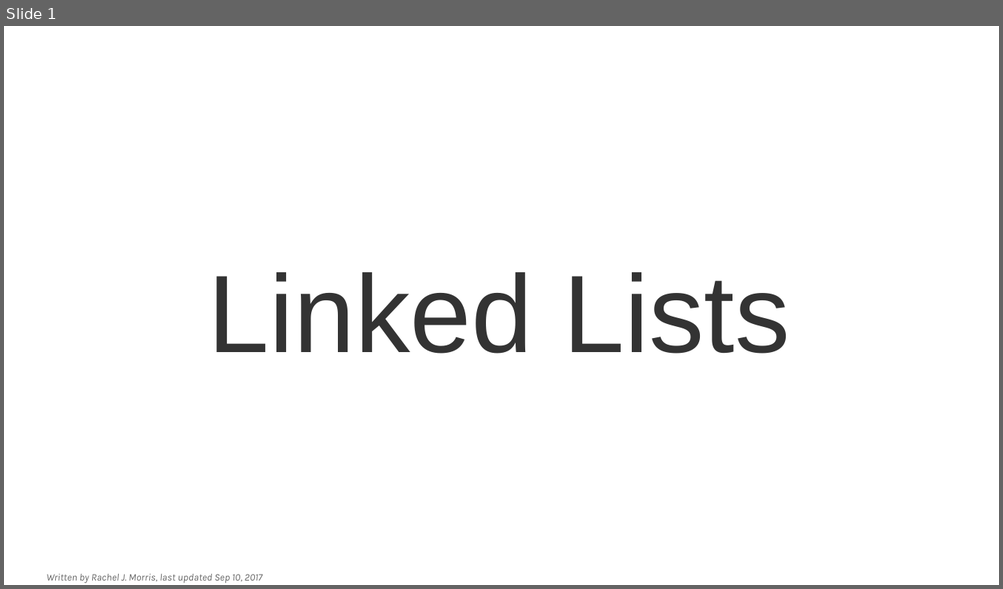
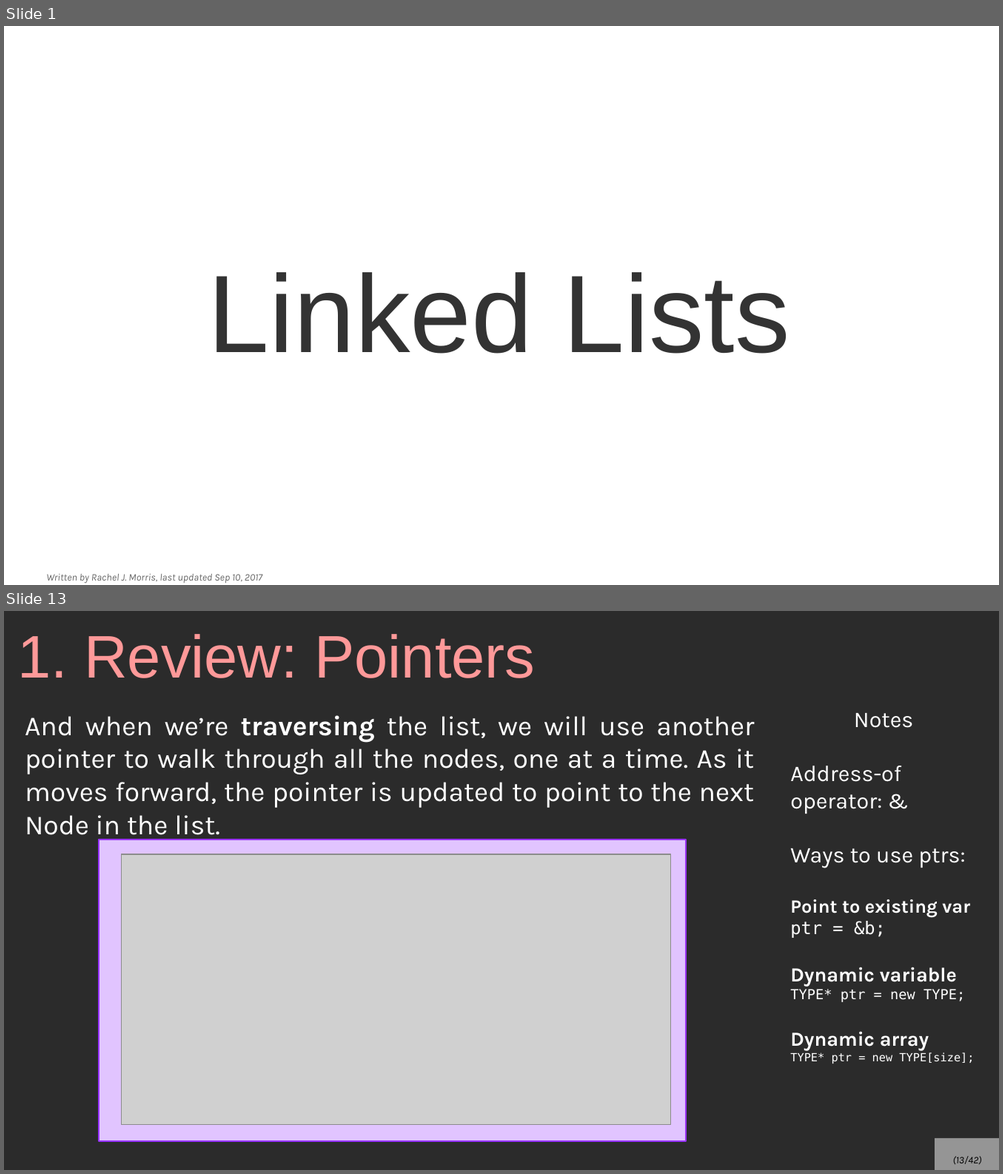
Before and after one commit to mariamhabib/CS250-Data-Structures, a slide deck: Lectures/7_Linked_Lists.odp. Shown one above the other, each under a label of ours: slide 1 before the commit, slides 1 and 13 after it; the slides between them are not shown. The pictures are 1003x589 and 1003x1174 pixels, drawn with LibreOffice and Linux fonts; fonts in the diff are those of the drawing; grey boxes stand for pictures; background and template pictures are left out; a plain dark background stands for a picture behind light text. Boxes give left, top, right and bottom in pixels: in the first picture for what was removed or moved away, otherwise in the second. Text is boxed around its words. In the diff, an @@ line names an element or a change of style, - is before the commit and + after.

```diff
--- a/Lectures/7_Linked_Lists.odp
+++ b/Lectures/7_Linked_Lists.odp
@@ slide 13 added at [4, 611, 999, 1170], background picture (left out) @@
@@ title added at [17, 634, 535, 678], 48 pt, text #FF9999 @@
+1. Review: Pointers
@@ text added at [25, 715, 754, 842], 22 pt, text #FFFFFF @@
+And when we’re traversing the list, we will use another pointer to walk through all the nodes, one at a time. As it moves forward, the pointer is updated to point to the next Node in the list.
@@ text added at [790, 713, 973, 1064], 18 pt, text #FFFFFF @@
+Notes
+Address-of operator: &
+Ways to use ptrs:
+Point to existing var
+ptr = &b;
+Dynamic variable
+TYPE* ptr = new TYPE;
+Dynamic array
+TYPE* ptr = new TYPE[size];
@@ rectangle added at [99, 840, 686, 1142], fill #E1C4FF, outline #9933FF 1.45 pt @@
@@ picture added at [122, 854, 670, 1125] @@
@@ page number added at [934, 1139, 999, 1170], fill #FFFFFF at 50% opacity, 8 pt, text #000000, italic @@
+(13/42)
```
Also in this commit, not shown: 1 slide changed, 38 other slides added, 2 slides removed.
